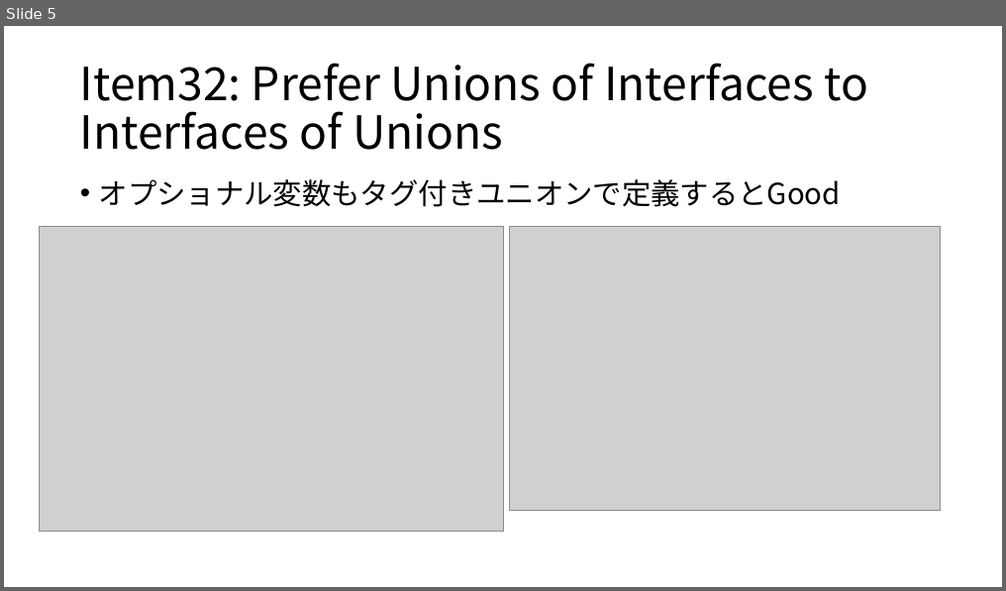
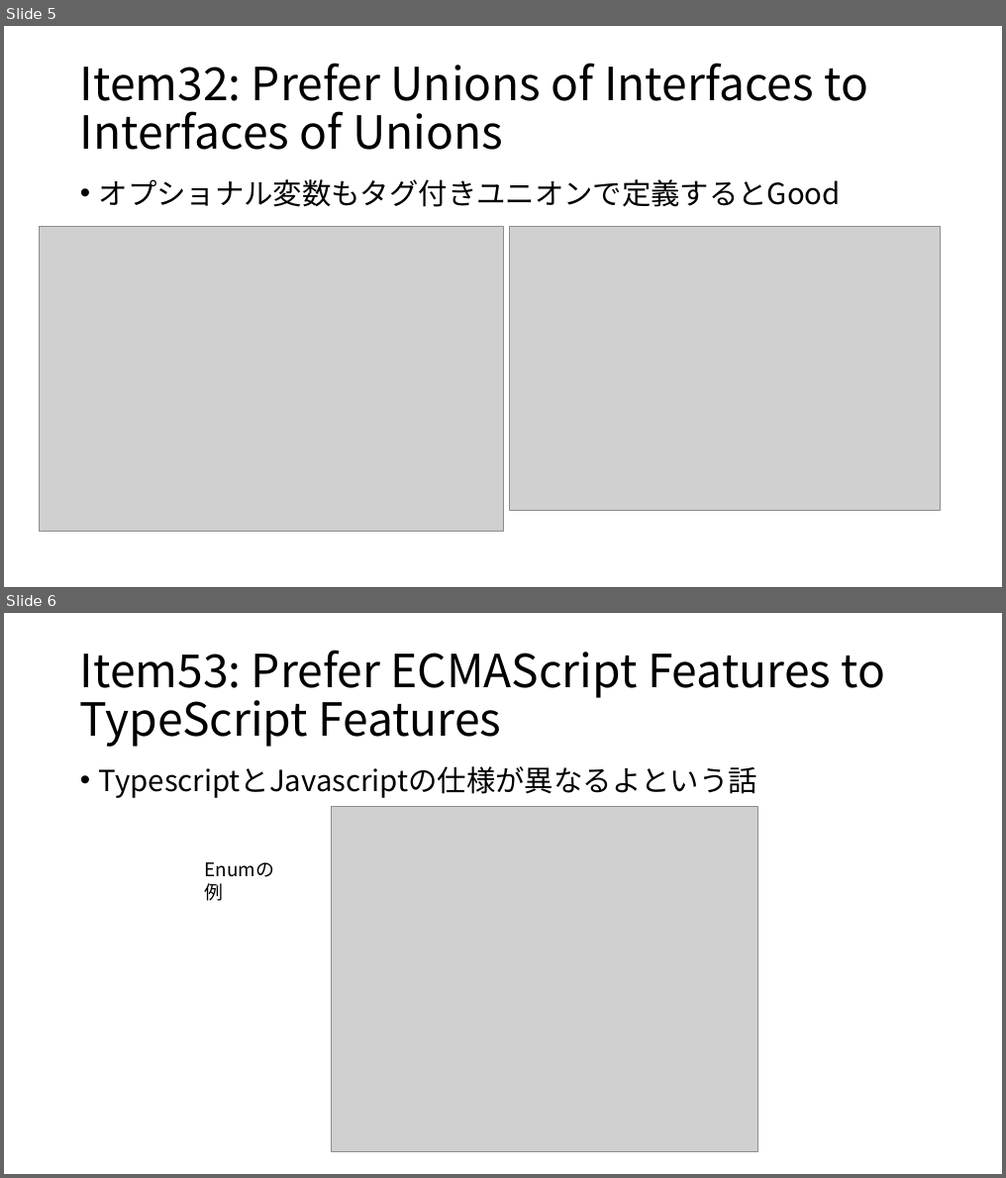
Before and after one commit to tomoyanp/document, a slide deck: 勉強会2.pptx. Shown one above the other, each under a label of ours: slide 5 before the commit, slides 5 and 6 after it. The pictures are 1006x591 and 1006x1178 pixels, drawn with LibreOffice and Linux fonts; fonts in the diff are those of the drawing; grey boxes stand for pictures. Boxes give left, top, right and bottom in pixels: in the first picture for what was removed or moved away, otherwise in the second. Text is boxed around its words. In the diff, an @@ line names an element or a change of style, - is before the commit and + after.

```diff
--- a/勉強会2.pptx
+++ b/勉強会2.pptx
@@ slide 6 added at (x1=4, y1=613, x2=1002, y2=1174), background #FFFFFF @@
@@ title added at (x1=80, y1=650, x2=886, y2=747), 44 pt, text #000000 @@
+Item53: Prefer ECMAScript Features to TypeScript Features
@@ text added at (x1=99, y1=766, x2=757, y2=798), 28 pt, text #000000 @@
+• TypescriptとJavascriptの仕様が異なるよという話
@@ picture added at (x1=332, y1=807, x2=757, y2=1152) @@
@@ text added at (x1=197, y1=855, x2=300, y2=884), 18 pt, text #000000 @@
+Enumの例
```
Also in this commit, not shown: 8 other slides added.
